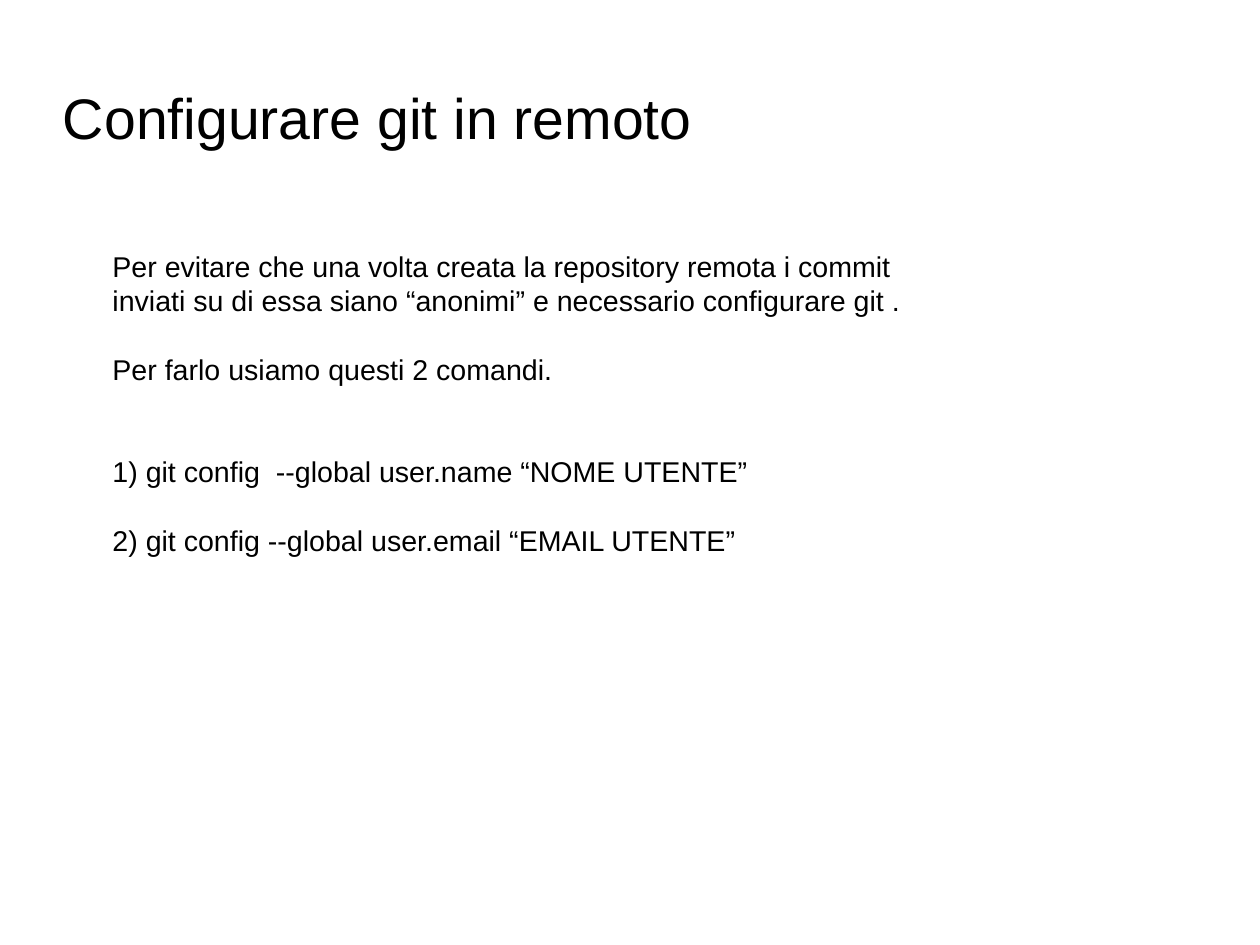
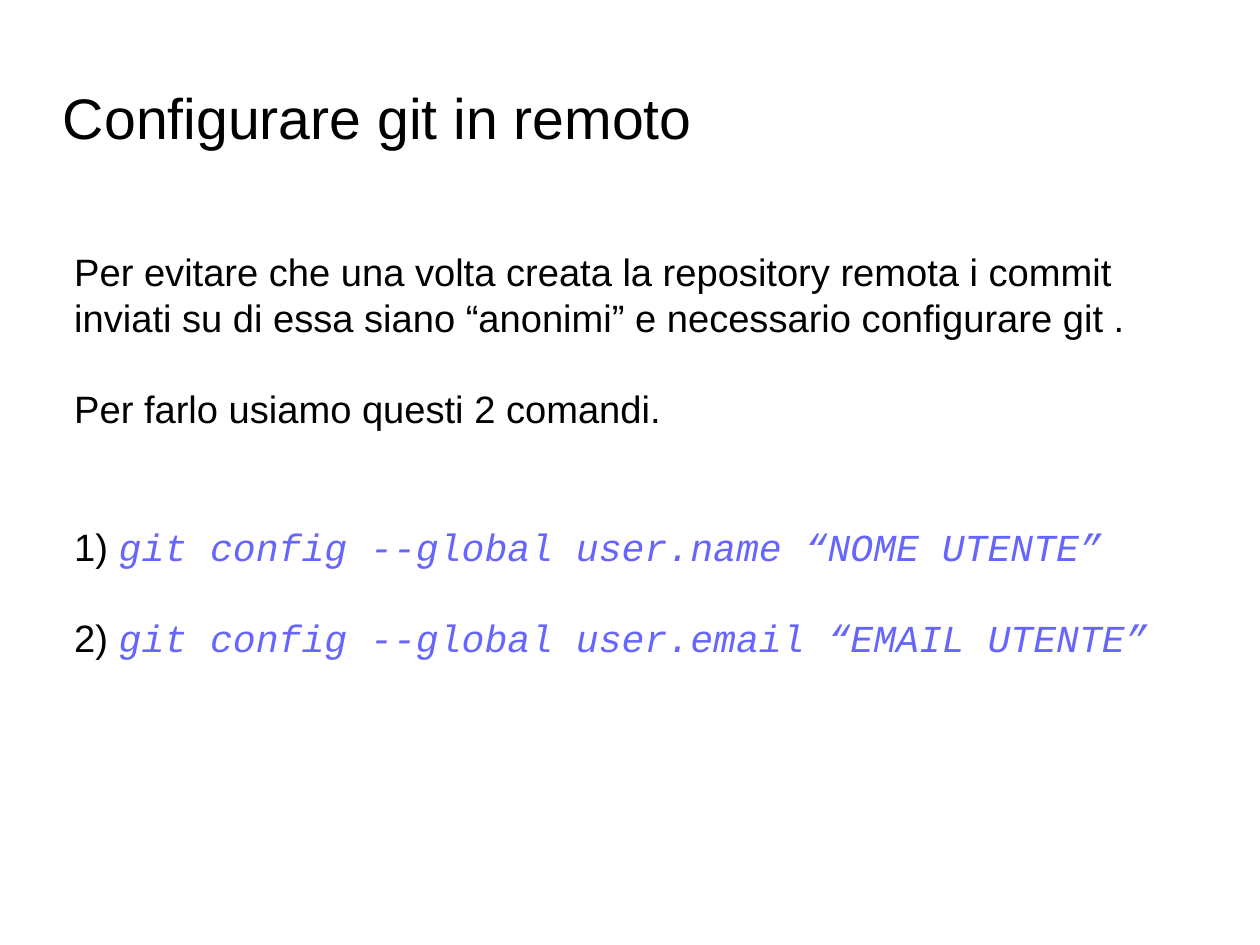
Before and after one commit to GioeleCicchini/Git-Presentation, a slide deck: slide 13 of presentazione git.odp. Drawn at 1260x945 pixels with LibreOffice and Linux fonts; fonts in the diff are those of the drawing; background and template pictures are left out. Boxes give left, top, right and bottom in pixels: in the first picture for what was removed or moved away, otherwise in the second. Text is boxed around its words. In the diff, an @@ line names an element or a change of style, - is before the commit and + after.

```diff
--- a/presentazione git.odp
+++ b/presentazione git.odp
@@ text "Per evitare che una volta ...": place and size @@
-text "Per evitare che una volta ..." at bbox=[112, 256, 890, 557]
+text "Per evitare che una volta ..." at bbox=[74, 258, 1148, 660]
@@ text "Per evitare che una volta ..." at bbox=[74, 258, 1148, 660]: size 18 to 24 pt; font Arial to Courier New, text colour #000000 to #6666FF, italic on in "git config --global user.name “NOME UTENTE”", "git config --global user.email “EMAIL UTENTE”" @@
```
Also in this commit, not shown: 5 other slides changed, 1 slide added, 3 other files.
